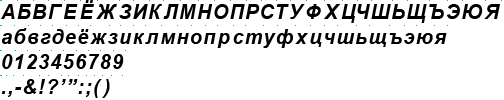
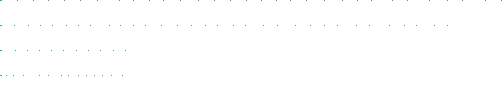
Revision of a layered (504, 100) image; what changed, layer by layer:
painted on "АБВГЕЁЖЗИКЛМНОПРСТУФХЦЧШЬЩЪЭЮЯ" over box(1, 0, 500, 98)
